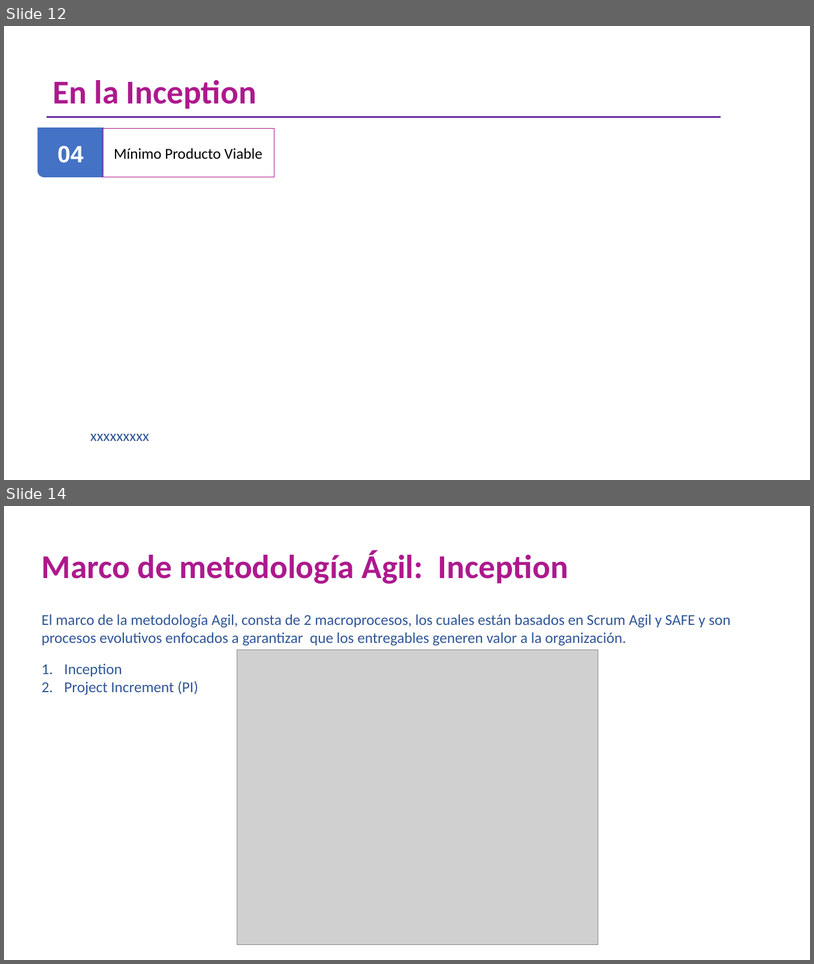
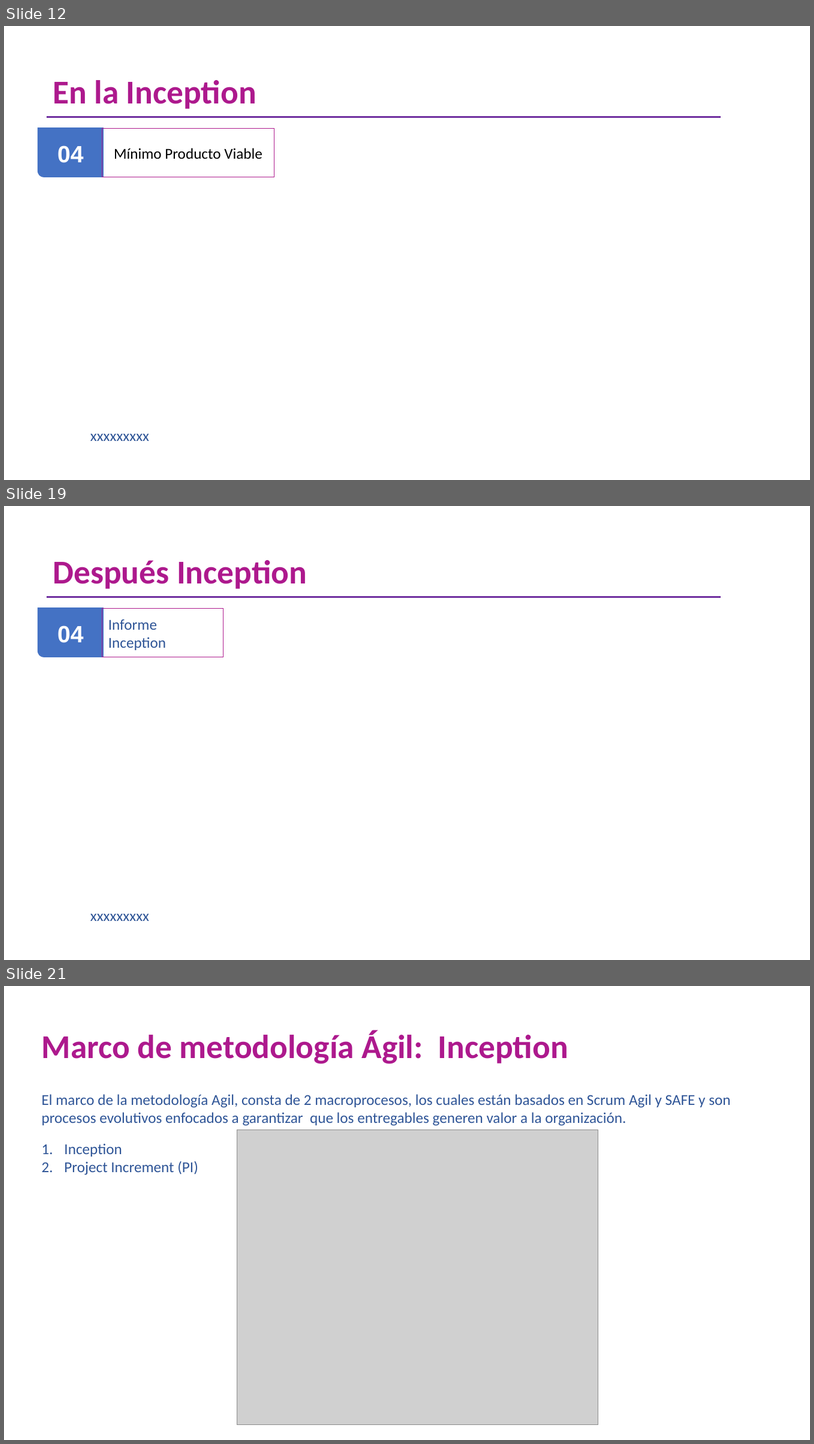
Before and after one commit to omesan/Agile, a slide deck: Stefanini/Stefanini.Clientes/Stefanini.Cliente.Experian/PMO metodología V.4.pptx. Shown one above the other, each under a label of ours: slides 12 and 14 before the commit, slides 12, 19 and 21 after it; the slides between them are not shown. The pictures are 814x964 and 814x1444 pixels, drawn with LibreOffice and Linux fonts; fonts in the diff are those of the drawing; grey boxes stand for pictures; background and template pictures are left out. Boxes give left, top, right and bottom in pixels: in the first picture for what was removed or moved away, otherwise in the second. Text is boxed around its words. In the diff, an @@ line names an element or a change of style, - is before the commit and + after.

```diff
--- a/Stefanini/Stefanini.Clientes/Stefanini.Cliente.Experian/PMO metodología V.4.pptx
+++ b/Stefanini/Stefanini.Clientes/Stefanini.Cliente.Experian/PMO metodología V.4.pptx
@@ slide 19 added at (4,506,810,960), background #FFFFFF @@
@@ title added at (53,560,307,589), 39.6 pt, text #AD198D, bold @@
+Después Inception
@@ freeform shape added at (37,607,103,657), fill #4472C4 @@
@@ line added from (47, 597) to (721, 597), #7030A0 2.25 pt @@
@@ rectangle added at (102,608,224,657), outline #AD198D 0.75 pt, 18 pt, text #2F5597 @@
+Informe Inception
@@ text added at (57,625,84,643), 28 pt, text #FFFFFF, bold @@
+04
@@ text added at (90,913,149,921), 18 pt, text #2F5597 @@
+  xxxxxxxxx
@@ what was slide 14 is now slide 21 @@
```
Also in this commit, not shown: 5 slides changed, 6 other slides added, 2 other files.
